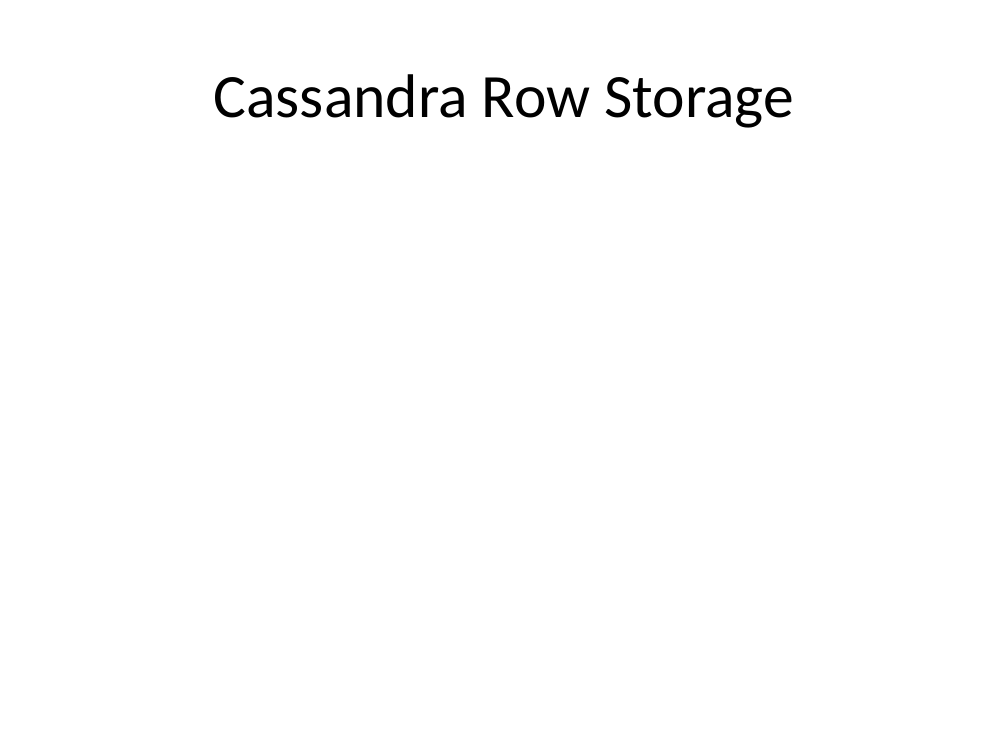
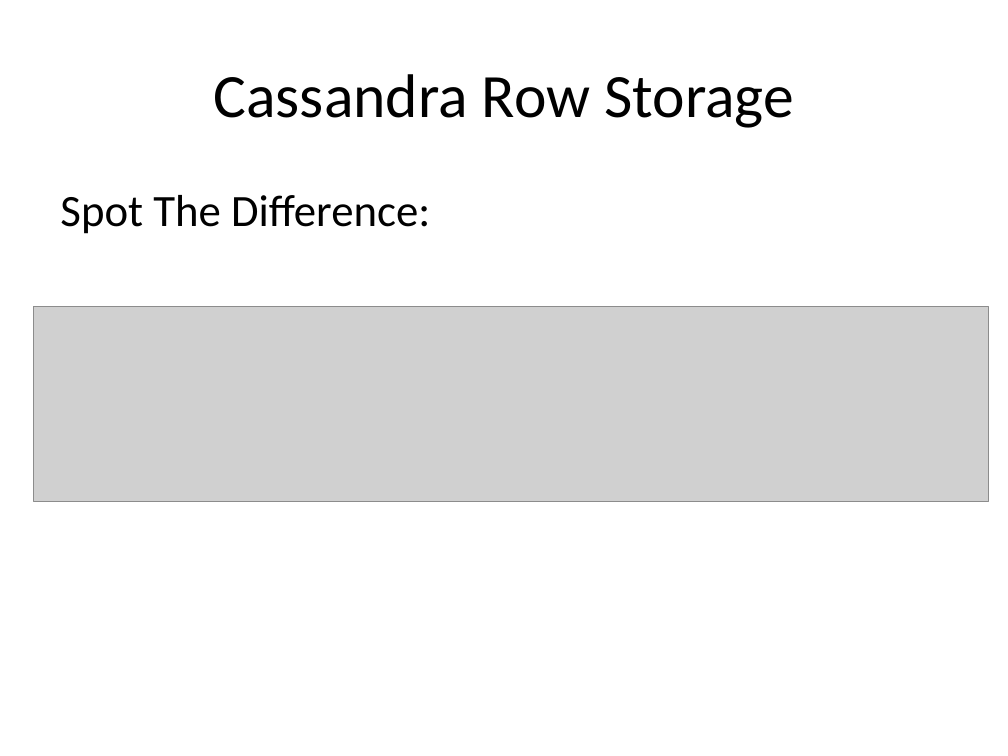
Before and after one commit to alexdgarland/database-demos, a slide deck: slide 42 of Slides/Not Only SQL - Picking A Database for DotNET.pptx. Drawn at 1008x756 pixels with LibreOffice and Linux fonts; fonts in the diff are those of the drawing; grey boxes stand for pictures. Boxes give left, top, right and bottom in pixels: in the first picture for what was removed or moved away, otherwise in the second. Text is boxed around its words. In the diff, an @@ line names an element or a change of style, - is before the commit and + after.

```diff
--- a/Slides/Not Only SQL - Picking A Database for DotNET.pptx
+++ b/Slides/Not Only SQL - Picking A Database for DotNET.pptx
@@ text added at (x1=60, y1=195, x2=430, y2=234), 32 pt, text #000000 @@
+Spot The Difference:
@@ picture added at (x1=33, y1=306, x2=988, y2=501) @@
```
Also in this commit, not shown: 7 other slides changed, 2 slides added, 1 slide removed.
